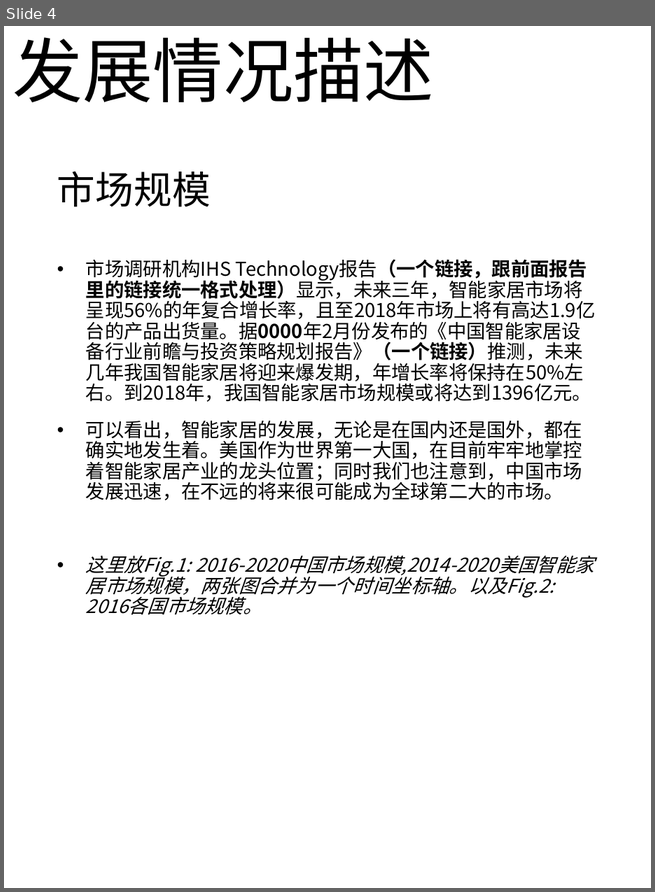
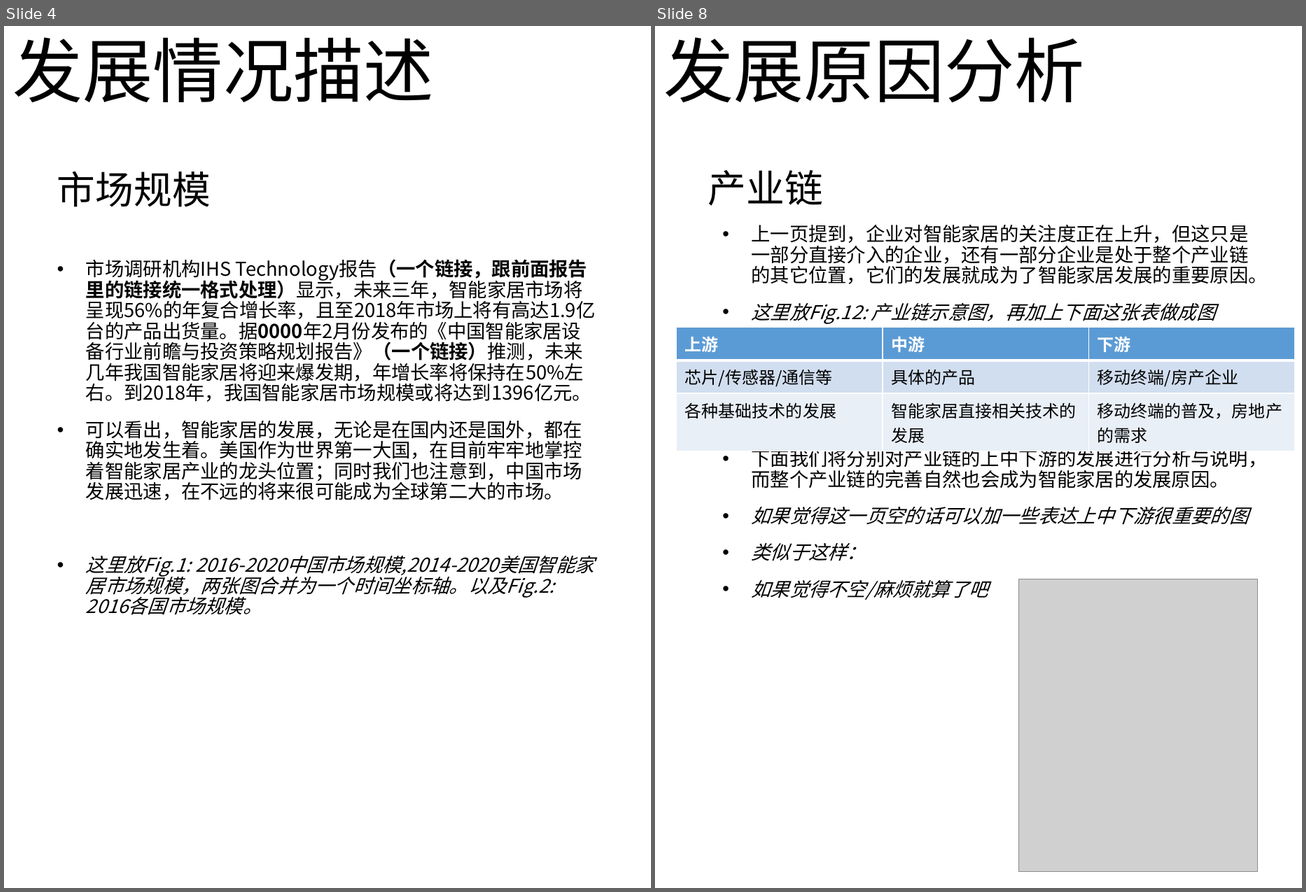
Before and after one commit to RLi43/Industry-Frontier, a slide deck: 市场/排版.pptx. Shown side by side, each under a label of ours: slide 4 before the commit, slides 4 and 8 after it; the slides between them are not shown. The pictures are 655x892 and 1306x892 pixels, drawn with LibreOffice and Linux fonts; fonts in the diff are those of the drawing; grey boxes stand for pictures. Boxes give left, top, right and bottom in pixels: in the first picture for what was removed or moved away, otherwise in the second. Text is boxed around its words. In the diff, an @@ line names an element or a change of style, - is before the commit and + after.

Commit message:
发展情况和原因分析基本上弄完了，.md里面还有几个问题

```diff
--- a/市场/排版.pptx
+++ b/市场/排版.pptx
@@ slide 8 added at bbox=[655, 26, 1302, 888], background #FFFFFF @@
@@ title added at bbox=[663, 37, 1085, 103], 58.7 pt, text #000000 @@
+发展原因分析
@@ text added at bbox=[708, 170, 823, 206], 32 pt, text #000000 @@
+产业链
@@ text added at bbox=[751, 225, 1267, 600], 16 pt, text #000000 @@
+• 上一页提到，企业对智能家居的关注度正在上升，但这只是一部分直接介入的企业，还有一部分企业是处于整个产业链的其它位置，它们的发展就成为了智能家居发展的重要原因。
+• 这里放Fig.12: 产业链示意图，再加上下面这张表做成图
+• 下面我们将分别对产业链的上中下游的发展进行分析与说明，而整个产业链的完善自然也会成为智能家居的发展原因。
+• 如果觉得这一页空的话可以加一些表达上中下游很重要的图
+• 类似于这样：
+• 如果觉得不空/麻烦就算了吧
@@ table added at bbox=[677, 327, 1295, 446], 3 rows, 3 columns @@
+上游 | 中游 | 下游
+芯片/传感器/通信等 | 具体的产品 | 移动终端/房产企业
+各种基础技术的发展 | 智能家居直接相关技术的发展 | 移动终端的普及，房地产的需求
@@ picture added at bbox=[1019, 580, 1258, 872] @@
```
Also in this commit, not shown: 3 slides changed, 4 other slides added, 1 other file.
